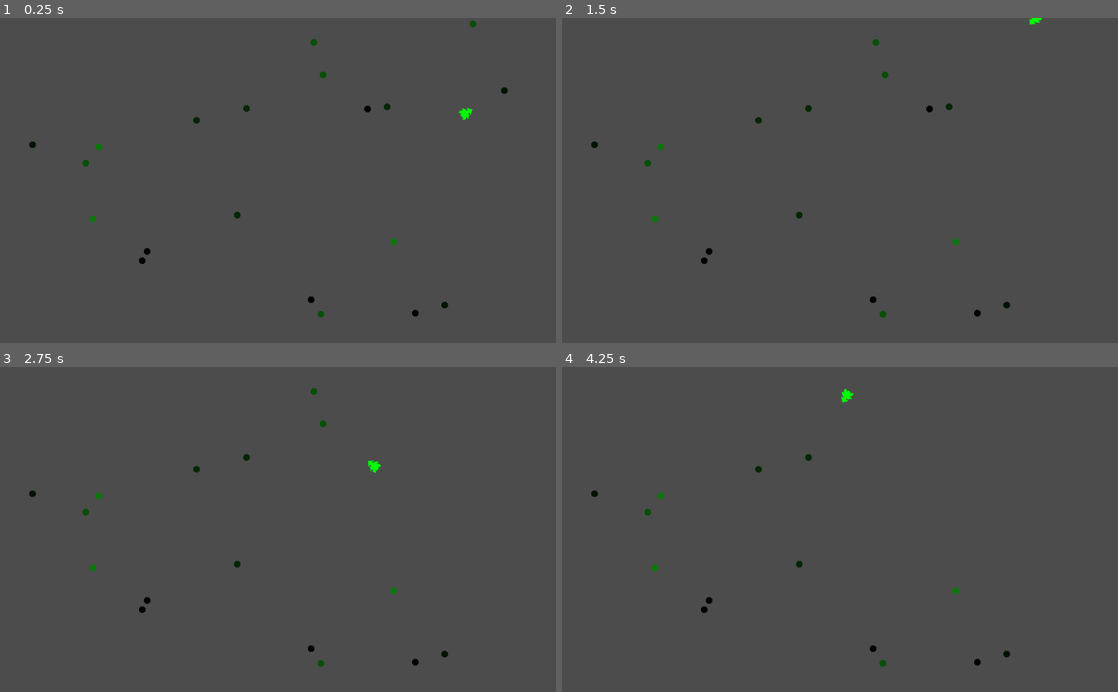
Above: before the commit, frames 1-4 (two rows, left to right).
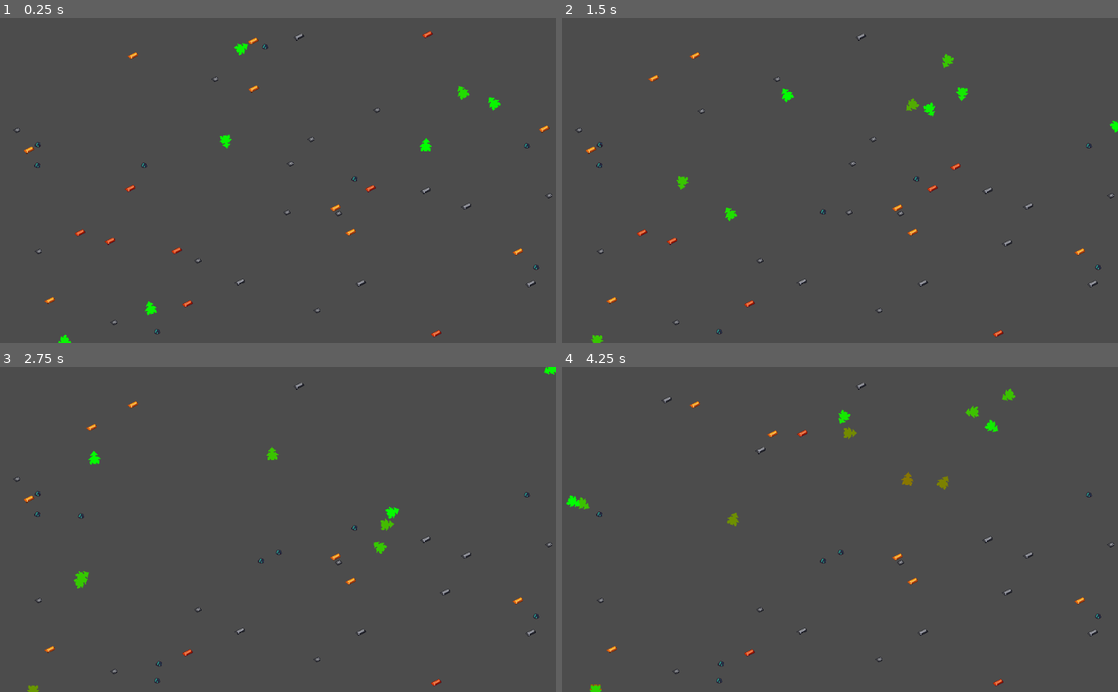
Above: after the commit, the same moments.

Repository: odedro987/GeneticSpaceMiners
Game: Godot game, scene res://Screens/SpaceScreen.tscn
Same seed, same stepped clock (60 frames per second), same inputs: the game is played once before the commit and once after it.
Inputs:
- Up to frame 1 (0.25 s): no input
- Up to frame 2 (1.5 s): hold Up (ui_up) 0.53-1.28 s; hold Down (ui_down) from 1.28 s (still down)
- Up to frame 3 (2.75 s): release Down (ui_down) at 2.03 s; hold Up (ui_up) from 2.03 s (still down)
- Up to frame 4 (4.25 s): release Up (ui_up) at 3.53 s; hold Down (ui_down) from 3.53 s (still down)

The runs differ from the first frame. In frame 1, 1.6% of the frame differs, in the area x 2-100%, y 0-100%; in frame 2, 1.5%; in frame 3, 1.4%; in frame 4, 1.5%.

Commit message:
added temp sprites, added simple cloning, added key events for spawning

Diff:
--- a/Entities/Ore.gd
+++ b/Entities/Ore.gd
@@ -1,19 +1,26 @@
 extends Node2D
 
-enum OreType {
+enum ResourceType {
 	COPPER = 2,
 	IRON = 4,
 	GOLD = 8,
-	DIAMOND = 12,
-	SPACE_ROCK = 0
+	SPACE_ROCK = -2,
+	METAL_SCRAPE = -4
 }
 
-export(OreType) var type
+export(ResourceType) var type
 
 func _ready():
-	if(type == null): type = OreType.SPACE_ROCK
-	drawOre()
+	if(type == null): type = ResourceType.SPACE_ROCK
+	loadSprite()
 
-func drawOre():
-	get_node("Sprite").modulate = Color(1.0, 1.0, 1.0, 1.0)
-	get_node("Sprite").modulate = Color(type / 255.0, type / 255.0 * 10, type / 255.0, 1.0)
+func getSpriteByType():
+	if(type == ResourceType.COPPER): return "res://Assets/Copper.png"
+	elif(type == ResourceType.IRON): return "res://Assets/Iron.png"
+	elif(type == ResourceType.GOLD): return "res://Assets/Gold.png"
+	elif(type == ResourceType.SPACE_ROCK): return "res://Assets/SpaceRock.png"
+	elif(type == ResourceType.METAL_SCRAPE): return "res://Assets/MetalScrap.png"
+	else: return ""
+
+func loadSprite():
+	get_node("Sprite").texture = load(getSpriteByType())
--- a/Entities/SpaceMiner.gd
+++ b/Entities/SpaceMiner.gd
@@ -1,50 +1,81 @@
 extends KinematicBody2D
 
-const MAX_SPEED = 800
 const FRICTION = 0.95
-const MAX_FUEL = 50.0
+const MAX_FUEL = 20.0
+const RANDOM_STEER_TIME = 6.0
+const FUEL_LEAK = 0.05
+const RADIUS_RANGE = Vector2(50, 250)
+const CLONE_RATE = 4000
+
 var acceleration = Vector2(0, 0)
 var velocity = Vector2(0, 0)
 
 var fuel = MAX_FUEL
-var fuelLeak = 0.05
+var maxSpeed = 800
+var resourceWeights = { }
+var resourceRadii = { }
+var steerToRandom = Vector2(0, 0)
+var randomSteerTimer = 0
+
+var shouldClone = 0
+var knownResourceTypes = {}
 
 func _ready():
+	steerToRandom = Vector2(randi() % int(OS.window_size.x), randi() % int(OS.window_size.y))
 	set_physics_process(true)
 
 func _physics_process(delta):
 	checkCollisions()
 	stayInBounds()
 	modulateFuel()
-	fuel -= fuelLeak
+	fuel -= FUEL_LEAK
+	clone()
 	if(isDead()):
 		GameState.miner_died(self)
 	move_and_collide(velocity * delta)
 
-func eat(list, delta):
-	var closest = -1
+func mine(list, delta):
+	var closest = null
 	var minDistance = 10000
 	for target in list:
 		var distance = global_position.distance_to(target.global_position)
-		if(distance < minDistance):
+		if(distance < minDistance && distance <= resourceRadii[str(target.type)]):
 			minDistance = distance
 			closest = target
-	if(list.size() > 0):
+	if(closest != null && list.size() > 0):
 		seek(closest, delta)
+	else:
+		randomSteer(delta)
 
 func seek(target, delta):
-	global_rotation_degrees = rad2deg(global_position.angle_to_point(target.global_position)) - 90
+	var lookAt = 0 if resourceWeights[str(target.type)] > 0 else 180
+	global_rotation_degrees = (rad2deg(global_position.angle_to_point(target.global_position)) - 90) + lookAt
 	steer(target, delta)
 
 func steer(target, delta):
 	var toTarget = (target.global_position - global_position).normalized()
-	velocity += toTarget * MAX_SPEED * delta
+	velocity += toTarget * maxSpeed * delta * resourceWeights[str(target.type)]
 	velocity *= pow(FRICTION, delta * 60.0)
 
-	if(velocity.x > MAX_SPEED): velocity.x = MAX_SPEED
-	if(velocity.y > MAX_SPEED): velocity.y = MAX_SPEED
-	if(velocity.x < -MAX_SPEED): velocity.x = -MAX_SPEED
-	if(velocity.y < -MAX_SPEED): velocity.y = -MAX_SPEED
+	if(velocity.x > maxSpeed): velocity.x = maxSpeed
+	if(velocity.y > maxSpeed): velocity.y = maxSpeed
+	if(velocity.x < -maxSpeed): velocity.x = -maxSpeed
+	if(velocity.y < -maxSpeed): velocity.y = -maxSpeed
+
+func randomSteer(delta):
+	randomSteerTimer += delta
+	if(randomSteerTimer >= RANDOM_STEER_TIME || global_position.distance_to(steerToRandom) <= 5):
+		steerToRandom = Vector2(randi() % int(OS.window_size.x), randi() % int(OS.window_size.y))
+		randomSteerTimer = 0
+	var toTarget = (steerToRandom - global_position).normalized()
+	velocity += toTarget * maxSpeed * delta
+	velocity *= pow(FRICTION, delta * 60.0)
+	global_rotation_degrees = (rad2deg(global_position.angle_to_point(steerToRandom)) - 90)
+
+	if(velocity.x > maxSpeed): velocity.x = maxSpeed
+	if(velocity.y > maxSpeed): velocity.y = maxSpeed
+	if(velocity.x < -maxSpeed): velocity.x = -maxSpeed
+	if(velocity.y < -maxSpeed): velocity.y = -maxSpeed
 
 func checkCollisions():
 	for object in get_node("OreCollectionArea").get_overlapping_bodies():
@@ -54,6 +85,27 @@
 
 func isDead():
 	return fuel <= 0
+
+func clone():
+	shouldClone = randi() % CLONE_RATE
+	if(shouldClone < 5):
+		var clone = load("res://Entities/SpaceMiner.tscn").instance()
+		clone.global_position = global_position
+		clone.knownResourceTypes = knownResourceTypes
+		clone.resourceWeights = resourceWeights
+		clone.resourceRadii = resourceRadii
+		clone.fuel = clone.MAX_FUEL
+		var mutate = randi() % 100
+		clone.maxSpeed = maxSpeed if mutate < 10 else rand_range(maxSpeed - 100, maxSpeed + 100)
+		for i in resourceRadii.keys():
+			mutate = randi() % 100
+			if(mutate < 10):
+				clone.resourceRadii[i] += rand_range(-50, 50)
+		for i in resourceWeights.keys():
+			mutate = randi() % 100
+			if(mutate < 10):
+				clone.resourceWeights[i] *= -1
+		GameState.miner_cloned(clone)
 
 func stayInBounds():
 	if(global_position.x < 0 || global_position.x > OS.window_size.x):
@@ -65,3 +117,14 @@
 	var g = Color(0.0, 1.0, 0.0, 1.0)
 	var r = Color(1.0, 0.0, 0.0, 1.0)
 	get_node("Sprite").modulate = g.linear_interpolate(r, 1 - fuel / MAX_FUEL)
+
+func initResourceInfo(resources):
+	knownResourceTypes = resources
+	for i in range(knownResourceTypes.size()):
+		resourceWeights[str(knownResourceTypes[i])] = 1 if randi() % 2 == 0 else -1
+		resourceRadii[str(knownResourceTypes[i])] = int(rand_range(RADIUS_RANGE.x, RADIUS_RANGE.y))
+
+func setResourceInfo(weights, radii):
+	for i in range(weights.size()):
+		resourceWeights[str(knownResourceTypes[i])] = weights[i]
+		resourceRadii[str(knownResourceTypes[i])] = radii[i]
--- a/Entities/SpaceMiner.tscn
+++ b/Entities/SpaceMiner.tscn
@@ -13,7 +13,7 @@
 custom_solver_bias = 0.0
 extents = Vector2( 6, 6 )
 
-[node name="SpaceMiner" type="KinematicBody2D"]
+[node name="SpaceMiner" type="KinematicBody2D" index="0"]
 
 scale = Vector2( 2, 2 )
 input_pickable = false
--- a/GameState.gd
+++ b/GameState.gd
@@ -2,9 +2,13 @@
 
 signal on_ore_mined
 signal on_miner_died
+signal on_miner_cloned
 
 func ore_mined(ore):
 	emit_signal("on_ore_mined", ore)
 
 func miner_died(miner):
 	emit_signal("on_miner_died", miner)
+
+func miner_cloned(miner):
+	emit_signal("on_miner_cloned", miner)
--- a/Screens/SpaceScreen.gd
+++ b/Screens/SpaceScreen.gd
@@ -1,36 +1,69 @@
 extends Node
 
-var ore = load("res://Entities/Ore.tscn")
+const RESOURCE_TIME = 0.5
+
+var resource = load("res://Entities/Ore.tscn")
+const RESOURCE = preload("res://Entities/Ore.gd")
 var miner = load("res://Entities/SpaceMiner.tscn")
-var ores = []
+var resources = []
 var miners = []
+
+var spawnResourceTimer = 0.0
 
 func _ready():
 	randomize()
-	GameState.connect("on_ore_mined", self, "removeOre")
+	GameState.connect("on_ore_mined", self, "removeResource")
 	GameState.connect("on_miner_died", self, "removeMiner")
-	for i in range(50):
-		var tempOre = ore.instance()
-		add_child(tempOre)
-		tempOre.global_position = Vector2(randi() % 1500, randi() % 1000)
-		tempOre.type = tempOre.OreType.values()[randi() % tempOre.OreType.keys().size()]
-		tempOre.drawOre()
-		ores.push_back(tempOre)
-	for i in range(4):
+	GameState.connect("on_miner_cloned", self, "addMiner")
+	spawnResources(100)
+	spawnMiners(20)
+	set_process(true)
+
+func spawnResources(amount):
+	for i in range(amount):
+		spawnResource(1500, 1000)
+
+func spawnMiners(amount):
+	for i in range(amount):
 		var tempMiner = miner.instance()
 		add_child(tempMiner)
 		miners.push_back(tempMiner)
 		tempMiner.global_position = Vector2(randi() % 1500, randi() % 1000)
-	set_process(true)
+		tempMiner.initResourceInfo(RESOURCE.ResourceType.values())
 
 func _process(delta):
+	runTimers(delta)
 	for miner in miners:
-		miner.eat(ores, delta)
+		miner.mine(resources, delta)
+	if(Input.is_action_just_released("ui_up")):
+		spawnResources(5)
+	if(Input.is_action_just_released("ui_down")):
+		spawnMiners(1)
 
-func removeOre(ore):
-	ores.remove(ores.find(ore))
-	remove_child(ore)
+func runTimers(delta):
+	spawnResourceTimer += delta
+	if(spawnResourceTimer >= RESOURCE_TIME):
+		spawnResourceTimer = 0
+		spawnResource(1500, 1000)
+
+func spawnResource(rangeX, rangeY, randomFlag=true):
+	var tempResource = resource.instance()
+	add_child(tempResource)
+	tempResource.global_position = Vector2(randi() % rangeX, randi() % rangeY) if randomFlag else Vector2(rangeX, rangeY)
+	tempResource.type = tempResource.ResourceType.values()[randi() % tempResource.ResourceType.keys().size()]
+	tempResource.loadSprite()
+	resources.push_back(tempResource)
+
+func removeResource(resource):
+	resources.remove(resources.find(resource))
+	remove_child(resource)
+
+func addMiner(newMiner):
+	miners.push_back(newMiner)
+	add_child(newMiner)
 
 func removeMiner(miner):
+	var minerPos = miner.global_position
 	miners.remove(miners.find(miner))
 	remove_child(miner)
+	spawnResource(minerPos.x, minerPos.y, false)
Binary file added: Assets/Copper.png
Not shown, added: Assets/Copper.png.import
Binary file added: Assets/Gold.png
Not shown, added: Assets/Gold.png.import
Binary file added: Assets/Iron.png
Not shown, added: Assets/Iron.png.import
Binary file added: Assets/MetalScrap.png
Not shown, added: Assets/MetalScrap.png.import
Binary file added: Assets/SpaceRock.png
Not shown, added: Assets/SpaceRock.png.import
